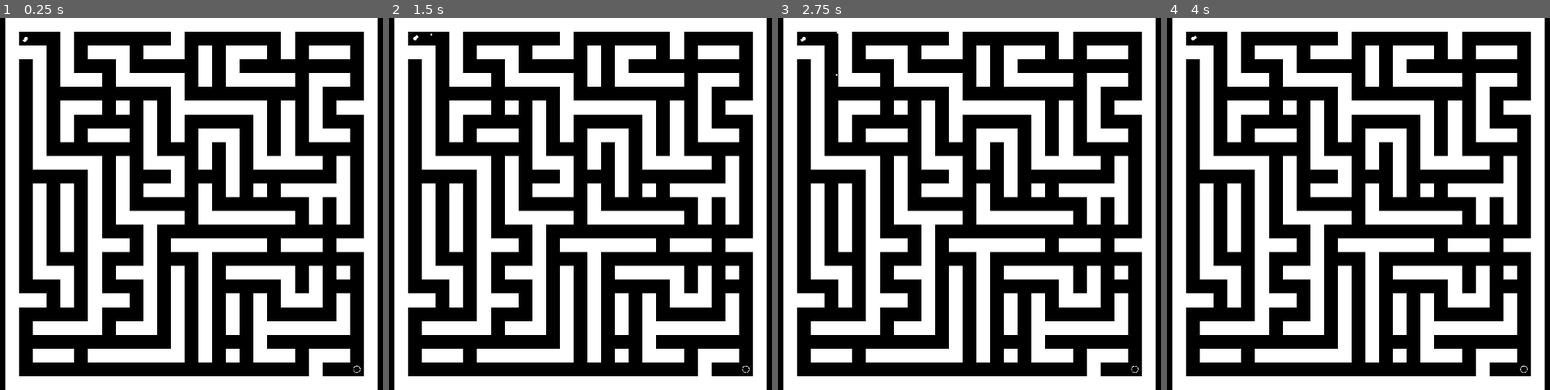
Above: before the commit, frames 1-4 (left to right).
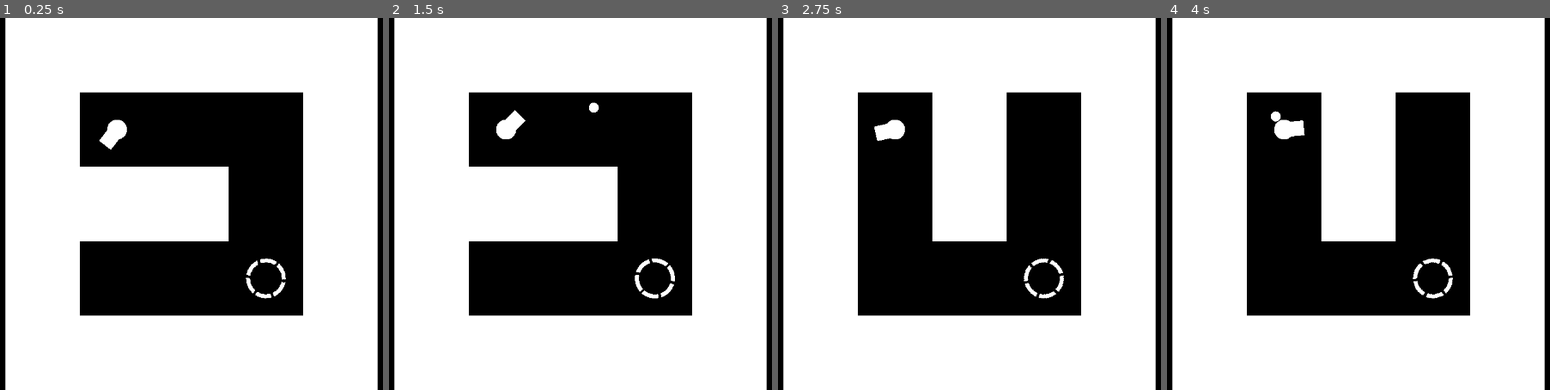
Above: after the commit, the same moments.

Repository: Christmas-Missionary/one_button_2024
Game: Godot game, scene res://src/main.tscn
The game is run twice, just before and just after one commit, with the same random seed, the same clock (stepped at 60 frames per second) and the same inputs. Sound files missing from this copy of the repository are replaced by a short silence.
Inputs:
- Up to frame 1 (0.25 s): no input
- Up to frame 2 (1.5 s): tap Enter at 0.5 s; hold Space (OneButton) 0.53-1.28 s; tap Space (OneButton) at 1.35 s
- Up to frame 3 (2.75 s): hold Space (OneButton) from 2.03 s (still down)
- Up to frame 4 (4 s): release Space (OneButton) at 2.78 s; tap Space (OneButton) at 2.85 s; hold Space (OneButton) from 3.53 s (still down)

The runs differ from the first frame. In frame 1, 47% of the frame differs, in the area x 4-96%, y 3-97%; in frame 2, 47%; in frame 3, 47%; in frame 4, 48%.

Commit message:
level complete animation

Diff:
--- /dev/null
+++ b/src/lv_animation.gd
@@ -0,0 +1,10 @@
+extends ColorRect
+
+func _play() -> void:
+	($Animation as AnimationPlayer).play(&"Fade")
+	var _audio: = $Audio as AudioStreamPlayer
+	_audio.play()
+	await _audio.finished
+	Maze.level += 1
+	get_tree().set_pause(false)
+	get_tree().reload_current_scene()
--- a/src/main.tscn
+++ b/src/main.tscn
@@ -1,10 +1,14 @@
-[gd_scene load_steps=8 format=3 uid="uid://dh60k1irknwn4"]
+[gd_scene load_steps=16 format=3 uid="uid://dh60k1irknwn4"]
 
 [ext_resource type="Texture2D" uid="uid://h2aesnll3gfw" path="res://assets/images/block.png" id="1_4rcel"]
 [ext_resource type="PackedScene" uid="uid://b7ismxwl2or44" path="res://src/player.tscn" id="1_qd62x"]
 [ext_resource type="Script" path="res://src/maze_gen.gd" id="2_66nrs"]
 [ext_resource type="PackedScene" uid="uid://bc1ucrs01aewx" path="res://src/target.tscn" id="3_sv1xn"]
 [ext_resource type="Script" path="res://src/camera.gd" id="4_lbohn"]
+[ext_resource type="AudioStream" uid="uid://davbspjg0eoq8" path="res://assets/sfx/lv_complete_1.wav" id="6_8e3j0"]
+[ext_resource type="Script" path="res://src/lv_animation.gd" id="6_a8la6"]
+[ext_resource type="AudioStream" uid="uid://cokywda6jm6ry" path="res://assets/sfx/lv_complete_2.wav" id="7_7gh7y"]
+[ext_resource type="AudioStream" uid="uid://chqxj5jfdg5hu" path="res://assets/sfx/lv_complete_3.wav" id="8_4m3x3"]
 
 [sub_resource type="TileSetAtlasSource" id="TileSetAtlasSource_ocu0t"]
 texture = ExtResource("1_4rcel")
@@ -17,9 +21,54 @@
 physics_layer_0/collision_layer = 1
 sources/0 = SubResource("TileSetAtlasSource_ocu0t")
 
+[sub_resource type="AudioStreamRandomizer" id="AudioStreamRandomizer_b1ntb"]
+streams_count = 3
+stream_0/stream = ExtResource("6_8e3j0")
+stream_1/stream = ExtResource("7_7gh7y")
+stream_2/stream = ExtResource("8_4m3x3")
+
+[sub_resource type="Animation" id="Animation_fi8nb"]
+resource_name = "Fade"
+length = 4.0
+tracks/0/type = "value"
+tracks/0/imported = false
+tracks/0/enabled = true
+tracks/0/path = NodePath(".:color")
+tracks/0/interp = 1
+tracks/0/loop_wrap = true
+tracks/0/keys = {
+"times": PackedFloat32Array(0, 1, 2, 3, 4),
+"transitions": PackedFloat32Array(1, 1, 1, 1, 1),
+"update": 0,
+"values": [Color(0, 0, 0, 0), Color(0, 0, 0, 1), Color(0, 0, 0, 0), Color(0, 0, 0, 1), Color(0, 0, 0, 0)]
+}
+
+[sub_resource type="Animation" id="Animation_1acbi"]
+length = 0.001
+tracks/0/type = "value"
+tracks/0/imported = false
+tracks/0/enabled = true
+tracks/0/path = NodePath(".:color")
+tracks/0/interp = 1
+tracks/0/loop_wrap = true
+tracks/0/keys = {
+"times": PackedFloat32Array(0),
+"transitions": PackedFloat32Array(1),
+"update": 0,
+"values": [Color(0, 0, 0, 0)]
+}
+
+[sub_resource type="AnimationLibrary" id="AnimationLibrary_2ih3u"]
+_data = {
+"Fade": SubResource("Animation_fi8nb"),
+"RESET": SubResource("Animation_1acbi")
+}
+
 [node name="Main" type="Node2D"]
 texture_filter = 1
 metadata/_edit_lock_ = true
+
+[node name="BulletPool" type="Node2D" parent="."]
 
 [node name="Player" parent="." instance=ExtResource("1_qd62x")]
 position = Vector2(15, 15)
@@ -34,3 +83,22 @@
 
 [node name="Target" parent="." instance=ExtResource("3_sv1xn")]
 position = Vector2(75, 75)
+
+[node name="LVAnimation" type="ColorRect" parent="."]
+process_mode = 3
+offset_left = -30.0
+offset_top = -30.0
+offset_right = 1970.0
+offset_bottom = 1970.0
+color = Color(0, 0, 0, 0)
+script = ExtResource("6_a8la6")
+
+[node name="Audio" type="AudioStreamPlayer" parent="LVAnimation"]
+stream = SubResource("AudioStreamRandomizer_b1ntb")
+
+[node name="Animation" type="AnimationPlayer" parent="LVAnimation"]
+libraries = {
+"": SubResource("AnimationLibrary_2ih3u")
+}
+
+[connection signal="bullet_entered" from="Target" to="LVAnimation" method="_play"]
--- a/src/maze_gen.gd
+++ b/src/maze_gen.gd
@@ -1,8 +1,13 @@
 extends TileMapLayer
 class_name Maze
 
-var y_dim: int = 25
-var x_dim: int = 25
+static var level: int = 1
+
+var x_dim: int = level_to_dim(level)
+var y_dim: int = x_dim
+
+func level_to_dim(lev: int) -> int:
+	return 3
 
 func _can_move_to(current: Vector2i) -> bool:
 	var _MAZE_RECT: Rect2i = Rect2i(Vector2i.ZERO, Vector2i(x_dim, y_dim))
--- a/src/player.gd
+++ b/src/player.gd
@@ -2,6 +2,7 @@
 
 @onready var _shoot: = $Shoot as AudioStreamPlayer
 @onready var _death: = $Death as AudioStreamPlayer
+@onready var _bullet_pool: Node = $/root/Main/BulletPool
 
 func _physics_process(delta: float) -> void:
 	const _ROT_SPEED: float = PI / 1.2
@@ -10,7 +11,7 @@
 func _unhandled_key_input(event: InputEvent) -> void:
 	const _BULLET_SCENE: PackedScene = preload("res://src/bullet.tscn")
 	if event.is_action_pressed(&"OneButton") and Bullet.num_of_bullets < 5 and is_visible():
-		(_BULLET_SCENE.instantiate() as Bullet).as_child_to(get_parent()).spawn(position, rotation)
+		(_BULLET_SCENE.instantiate() as Bullet).as_child_to(_bullet_pool).spawn(position, rotation)
 		_shoot.play()
 
 func check_for_bullet(body: Node2D) -> void:
--- a/src/target.gd
+++ b/src/target.gd
@@ -1,8 +1,12 @@
 extends Area2D
+
+signal bullet_entered
 
 func _physics_process(delta: float) -> void:
 	const _ROT_SPEED: float = PI / 1.2
 	rotate(_ROT_SPEED * delta)
 
-func next_level(_body) -> void:
-	print("Bullet has hit target.")
+func next_level(body: Node2D) -> void:
+	if body is Bullet:
+		bullet_entered.emit()
+		get_tree().set_pause(true)
